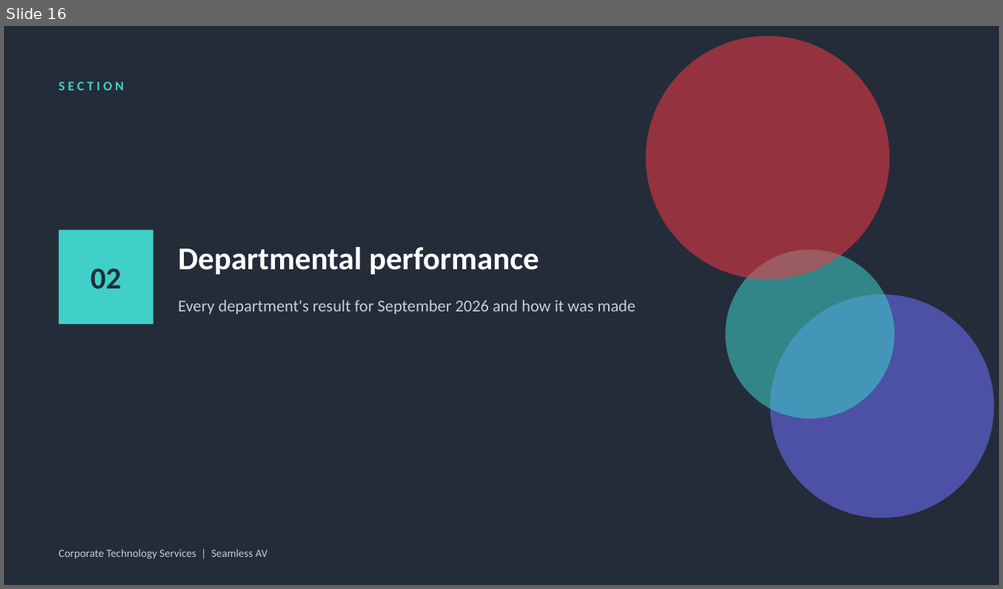
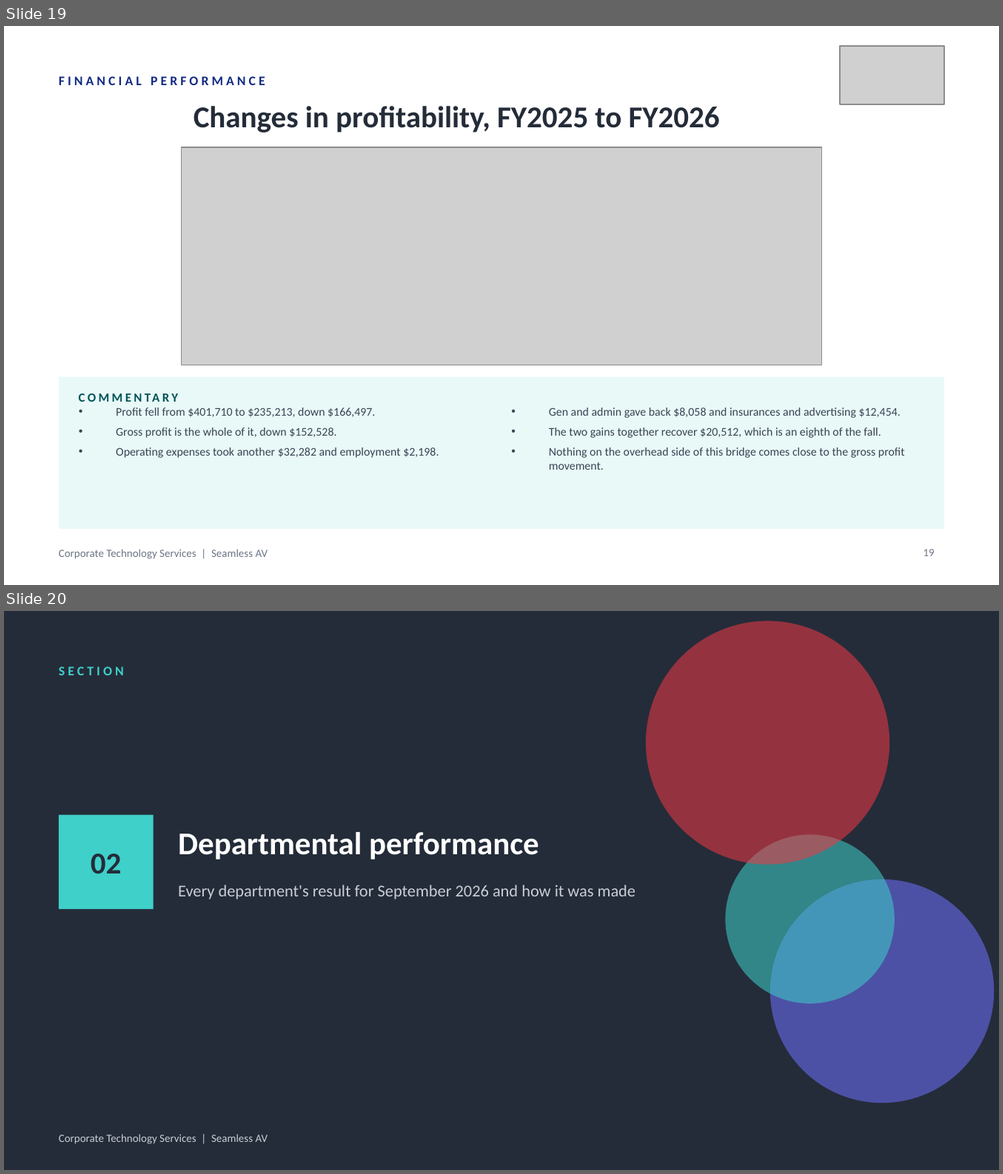
Before and after one commit to WesleyNelson-O33/Claude, a slide deck: deck/CTS Monthly Business Review - 30092026.pptx. Shown one above the other, each under a label of ours: slide 16 before the commit, slides 19 and 20 after it. The pictures are 1003x589 and 1003x1174 pixels, drawn with LibreOffice and Linux fonts; fonts in the diff are those of the drawing; grey boxes stand for pictures. Boxes give left, top, right and bottom in pixels: in the first picture for what was removed or moved away, otherwise in the second. Text is boxed around its words. In the diff, an @@ line names an element or a change of style, - is before the commit and + after.

```diff
--- a/deck/CTS Monthly Business Review - 30092026.pptx
+++ b/deck/CTS Monthly Business Review - 30092026.pptx
@@ slide 19 added at (x1=4, y1=26, x2=999, y2=585), background #FFFFFF @@
@@ picture added at (x1=839, y1=46, x2=944, y2=104) @@
@@ text added at (x1=59, y1=76, x2=265, y2=85), 9.5 pt, text #122B82, bold @@
+FINANCIAL PERFORMANCE
@@ text added at (x1=193, y1=106, x2=720, y2=133), 22 pt, text #242C39, bold @@
+Changes in profitability, FY2025 to FY2026
@@ picture added at (x1=181, y1=147, x2=820, y2=365) @@
@@ rectangle added at (x1=59, y1=377, x2=944, y2=529), fill #E8F9F8 @@
@@ text added at (x1=79, y1=385, x2=377, y2=410), 9 pt, text #005358, bold @@
+COMMENTARY
@@ text added at (x1=116, y1=408, x2=438, y2=458), 8.5 pt, text #3A4453 @@
+• Profit fell from $401,710 to $235,213, down $166,497.
+• Gross profit is the whole of it, down $152,528.
+• Operating expenses took another $32,282 and employment $2,198.
@@ text added at (x1=549, y1=408, x2=905, y2=470), 8.5 pt, text #3A4453 @@
+• Gen and admin gave back $8,058 and insurances and advertising $12,454.
+• The two gains together recover $20,512, which is an eighth of the fall.
+• Nothing on the overhead side of this bridge comes close to the gross profit movement.
@@ text added at (x1=59, y1=549, x2=268, y2=560), 8 pt, text #6B7585 @@
+Corporate Technology Services | Seamless AV
@@ page number added at (x1=923, y1=549, x2=934, y2=557), 8 pt, text #6B7585 @@
+19
@@ what was slide 16 is now slide 20 @@
```
Also in this commit, not shown: 5 other slides added, 25 other files.
